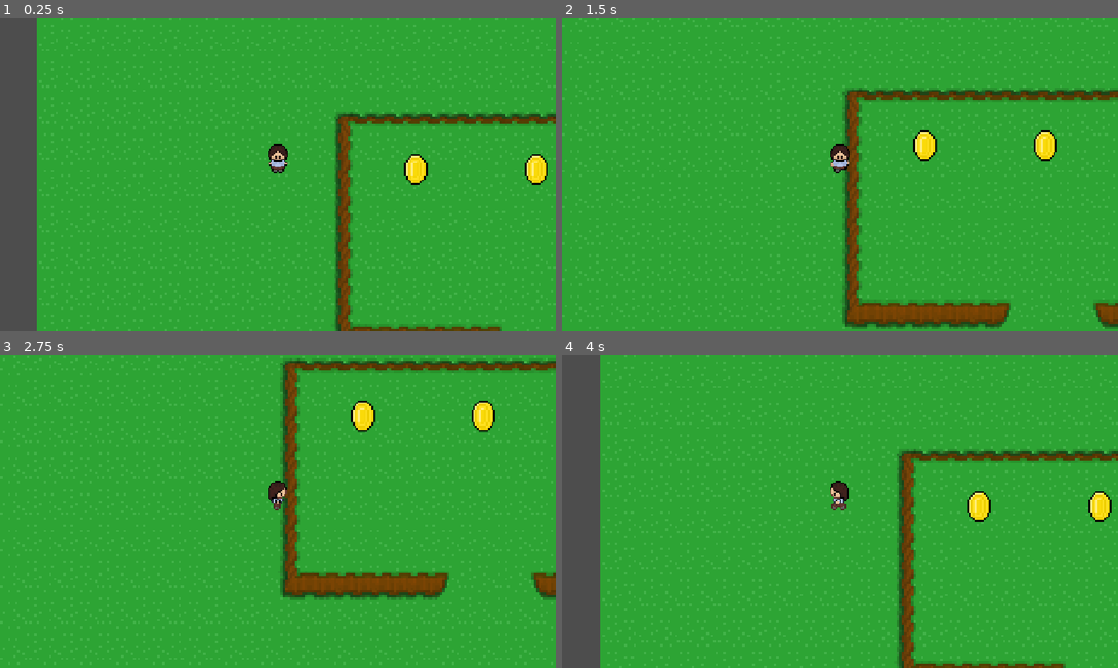
Above: before the commit, frames 1-4 (two rows, left to right).
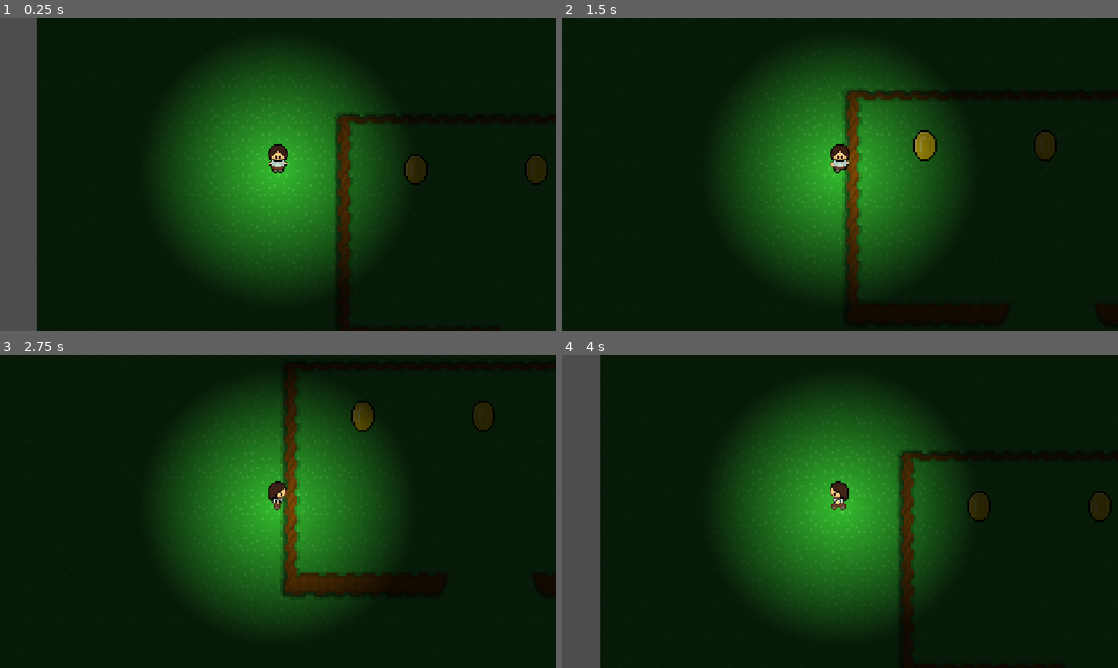
Above: after the commit, the same moments.

Repository: QvestionMark/experimental-platformer
Game: Godot game, scene res://Scenes/main.tscn
The game is run twice, just before and just after one commit, with the same random seed, the same clock (stepped at 60 frames per second) and the same inputs.
Inputs (mouse positions are in pixels of both pictures, inside the frame that each line leads up to):
- Up to frame 1 (0.25 s): no input
- Up to frame 2 (1.5 s): move the mouse to (962, 158) at 0.52 s; hold D (walk_right) 0.53-1.28 s; move the mouse to (728, 190) at 1.27 s; hold S (walk_down) from 1.28 s (still down)
- Up to frame 3 (2.75 s): move the mouse to (333, 442) at 2.02 s; release S (walk_down) at 2.03 s; hold D (walk_right) from 2.03 s (still down)
- Up to frame 4 (4 s): move the mouse to (812, 574) at 2.77 s; release D (walk_right) at 2.78 s; hold W (walk_up) 2.78-3.53 s; move the mouse to (1006, 558) at 3.52 s; hold A (walk_left) from 3.53 s (still down)

The runs differ from the first frame. In frame 1, 90% of the frame differs, in the area x 6-100%, y 0-100%; in frame 2, 96%, in the area x 0-100%, y 0-100%; in frame 3, 96%; in frame 4, 90%.

Commit message:
flashlight + lighting + unfinished occlusion layer

Diff:
--- /dev/null
+++ b/Scenes/flashlight.tscn
@@ -0,0 +1,20 @@
+[gd_scene format=3 uid="uid://3dacar4lt71e"]
+
+[sub_resource type="Gradient" id="Gradient_b0acp"]
+offsets = PackedFloat32Array(0, 0.8)
+colors = PackedColorArray(1, 1, 1, 1, 0, 0, 0, 1)
+
+[sub_resource type="GradientTexture2D" id="GradientTexture2D_d7522"]
+gradient = SubResource("Gradient_b0acp")
+width = 128
+height = 128
+fill = 1
+fill_from = Vector2(0.5, 0.5)
+fill_to = Vector2(0.9000001, 0.9000001)
+
+[node name="flashlight" type="Node2D" unique_id=1445627752]
+
+[node name="PointLight2D" type="PointLight2D" parent="." unique_id=1707455472]
+color = Color(0.9999984, 0.9988944, 0.7500093, 1)
+shadow_enabled = true
+texture = SubResource("GradientTexture2D_d7522")
--- a/Scenes/main.tscn
+++ b/Scenes/main.tscn
@@ -10,3 +10,6 @@
 
 [node name="player" parent="." unique_id=1556499869 instance=ExtResource("1_jjgbg")]
 position = Vector2(100, 70)
+
+[node name="CanvasModulate" type="CanvasModulate" parent="." unique_id=1495903988]
+color = Color(0.15967038, 0.15967038, 0.15967035, 1)
--- a/Scenes/map.tscn
+++ b/Scenes/map.tscn
@@ -57,6 +57,11 @@
 [sub_resource type="TileMapPattern" id="TileMapPattern_ci6au"]
 tile_data = PackedInt32Array(0, 131072, 1, 1, 0, 1, 4, 0, 1, 7, 0, 1, 10, 196608, 4)
 
+[sub_resource type="OccluderPolygon2D" id="OccluderPolygon2D_26yhd"]
+closed = false
+cull_mode = 2
+polygon = PackedVector2Array(-7.5, -3.5, -7.5, -3.5, 7.5, -3.5)
+
 [sub_resource type="TileSetAtlasSource" id="TileSetAtlasSource_p3ir5"]
 resource_name = "Map"
 texture = ExtResource("1_ci6au")
@@ -101,10 +106,12 @@
 3:4/0 = 0
 3:4/0/physics_layer_0/polygon_0/points = PackedVector2Array(-3.5, -4.5, -7.5, -4.5, -7.5, 4.5, -0.5, 4.5, 2.5, 3.5, 2.5, -7.5, -2.5, -7.5, -2.5, -5.5)
 0:1/0 = 0
+0:1/0/occlusion_layer_0/polygon_0/polygon = SubResource("OccluderPolygon2D_26yhd")
 0:1/0/physics_layer_0/polygon_0/points = PackedVector2Array(-7.5, -4.5, 7.5, -4.5, 7.5, 4.5, -7.5, 4.5)
 
 [sub_resource type="TileSet" id="TileSet_myvm1"]
 tile_size = Vector2i(5, 5)
+occlusion_layer_0/light_mask = 1
 physics_layer_0/collision_layer = 1
 sources/0 = SubResource("TileSetAtlasSource_p3ir5")
 pattern_0 = SubResource("TileMapPattern_ci6au")
--- a/Scenes/player.tscn
+++ b/Scenes/player.tscn
@@ -2,6 +2,7 @@
 
 [ext_resource type="Script" uid="uid://b5wok0ljycj4v" path="res://Scripts/player.gd" id="1_cvnsp"]
 [ext_resource type="Texture2D" uid="uid://dnkkifnwdv7nn" path="res://Sprites/Sanne_trainerv3.png" id="2_6t5aa"]
+[ext_resource type="PackedScene" uid="uid://3dacar4lt71e" path="res://Scenes/flashlight.tscn" id="3_6t5aa"]
 
 [sub_resource type="RectangleShape2D" id="RectangleShape2D_d7522"]
 size = Vector2(6, 3)
@@ -170,3 +171,6 @@
 
 [node name="Camera2D" type="Camera2D" parent="." unique_id=187986623]
 zoom = Vector2(5, 5)
+
+[node name="flashlight" parent="." unique_id=1445627752 instance=ExtResource("3_6t5aa")]
+position = Vector2(0, -2)
--- a/Scripts/coin.gd
+++ b/Scripts/coin.gd
@@ -2,5 +2,5 @@
 
 func _on_body_entered(body: Node2D) -> void:
 	if body is Player:
-		body.scale *= 1.5
+		body.scale *= 1.1
 		queue_free()
--- a/Scripts/player.gd
+++ b/Scripts/player.gd
@@ -2,9 +2,11 @@
 extends CharacterBody2D
 
 var animSprite : AnimatedSprite2D
+var flashlight : Node2D
 
 func _ready() -> void:
 	animSprite = $AnimatedSprite2D
+	flashlight = $flashlight
 
 func _process(delta: float) -> void:
 	velocity = Vector2()
@@ -35,3 +37,5 @@
 	velocity = velocity.normalized()
 	velocity *= 50 * scale.x
 	move_and_slide()
+
+	flashlight.rotation = flashlight.global_position.direction_to(get_global_mouse_position()).angle()
